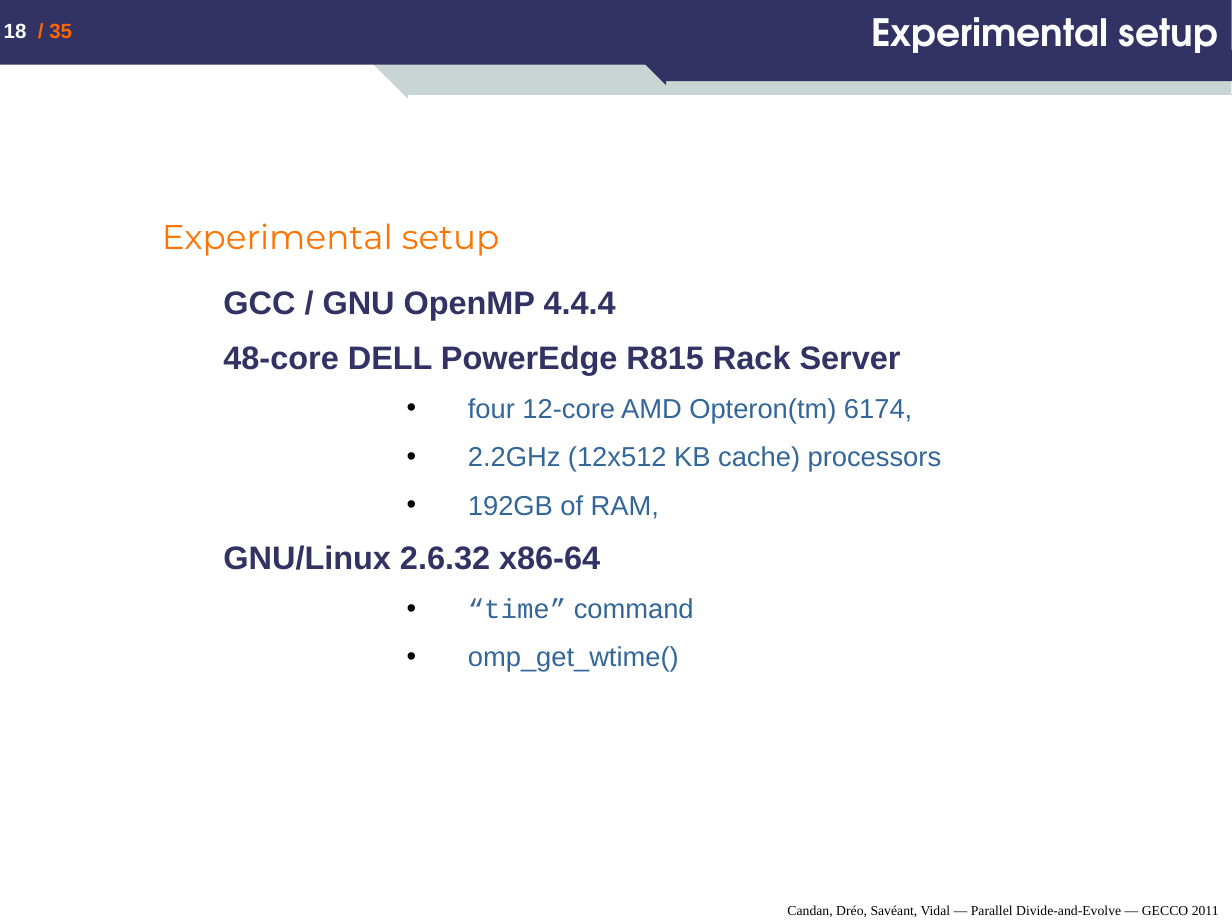
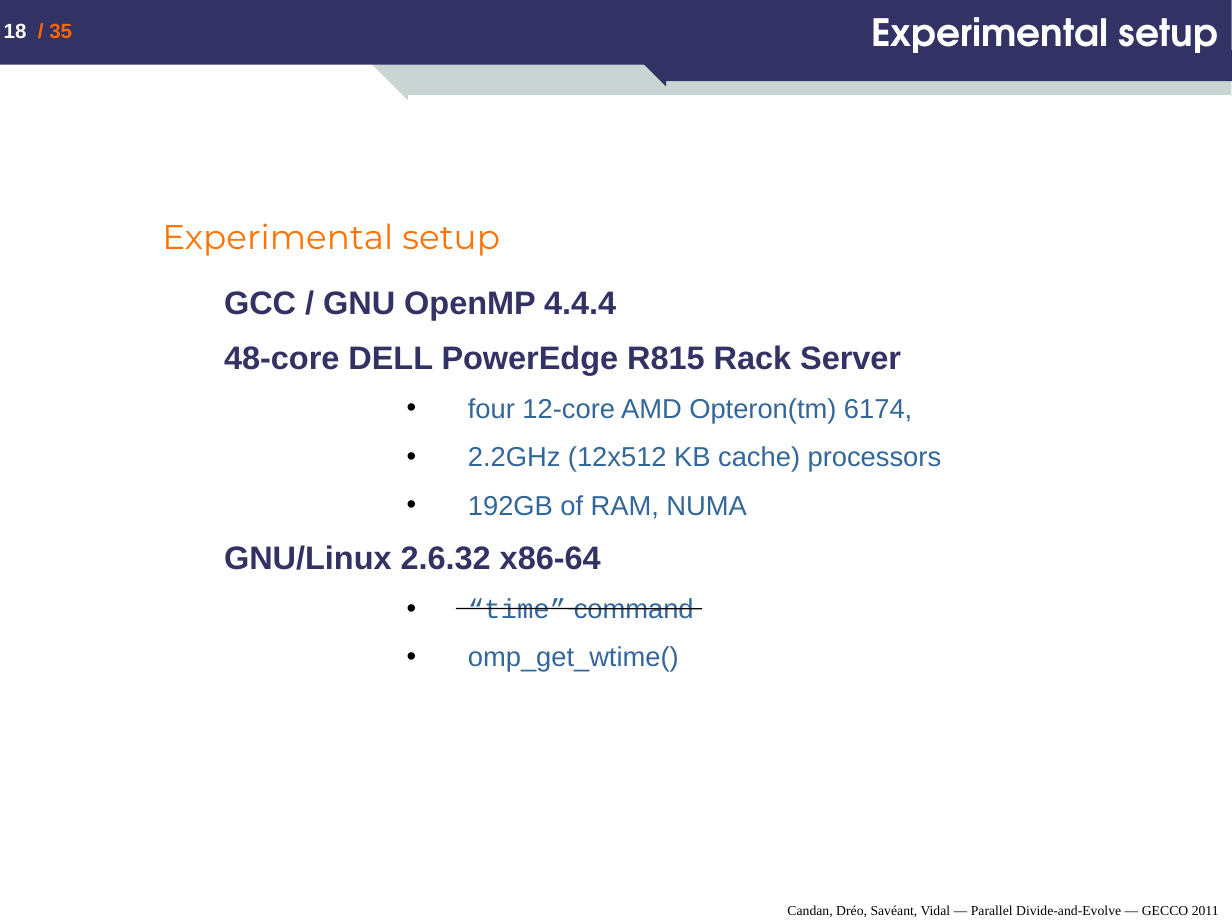
Before and after one commit to nojhan/descarwin, a slide deck: slide 18 of papers/GECCO2011/dae_mt/Candan-Dreo-Saveant-Vidal_Parallel-Divide-and-Evolve_GECCO-2011.ppt. Drawn at 1232x924 pixels with LibreOffice and Linux fonts; fonts in the diff are those of the drawing. Boxes give left, top, right and bottom in pixels: in the first picture for what was removed or moved away, otherwise in the second. Text is boxed around its words. In the diff, an @@ line names an element or a change of style, - is before the commit and + after.

```diff
--- a/papers/GECCO2011/dae_mt/Candan-Dreo-Saveant-Vidal_Parallel-Divide-and-Evolve_GECCO-2011.ppt
+++ b/papers/GECCO2011/dae_mt/Candan-Dreo-Saveant-Vidal_Parallel-Divide-and-Evolve_GECCO-2011.ppt
@@ text at [162,223,901,570]: indent changed @@
@@ text at [468,495,746,519]: text changed @@
-    • 192GB of RAM,
+    • 192GB of RAM, NUMA
@@ line added from (456, 609) to (702, 609), #000000 0.74 pt @@
```
Also in this commit, not shown: 17 other slides changed.
